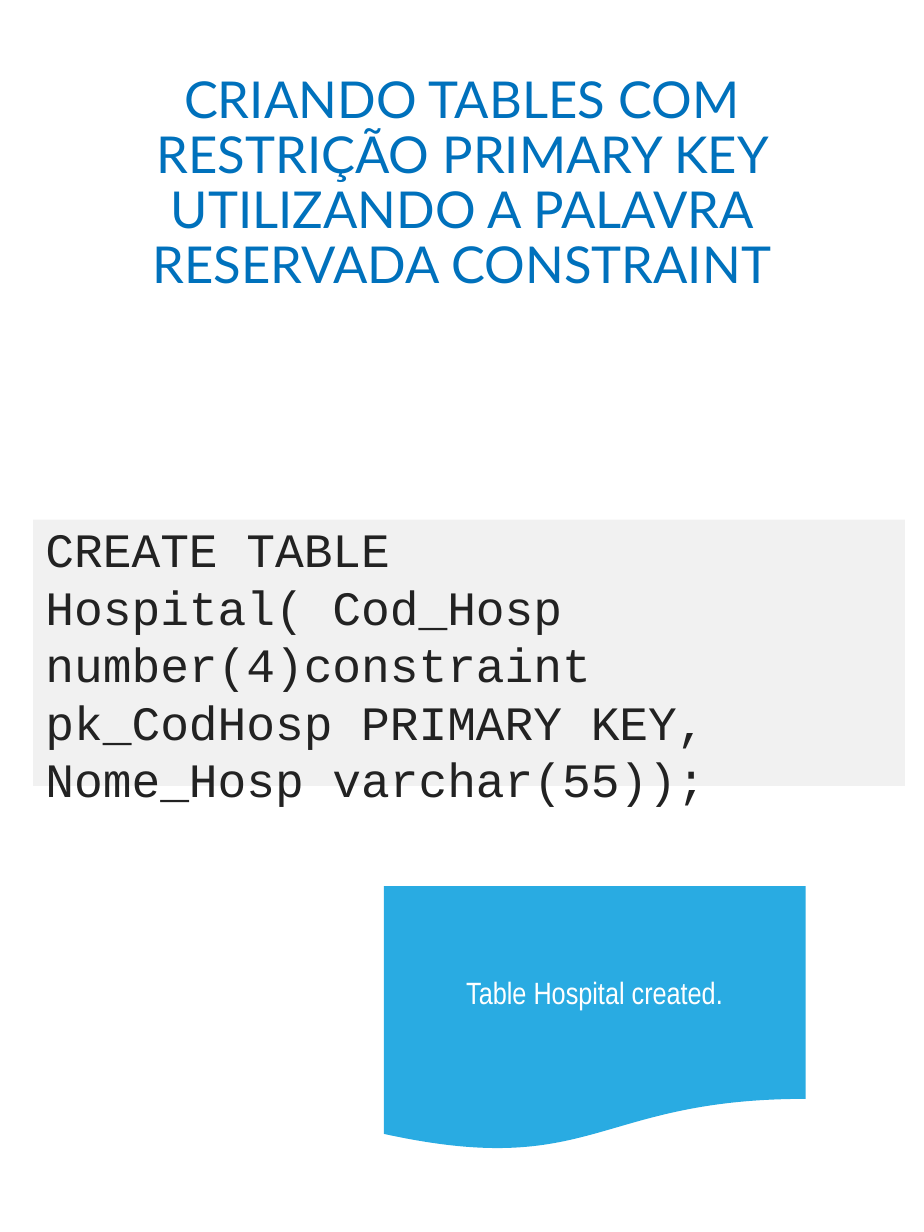
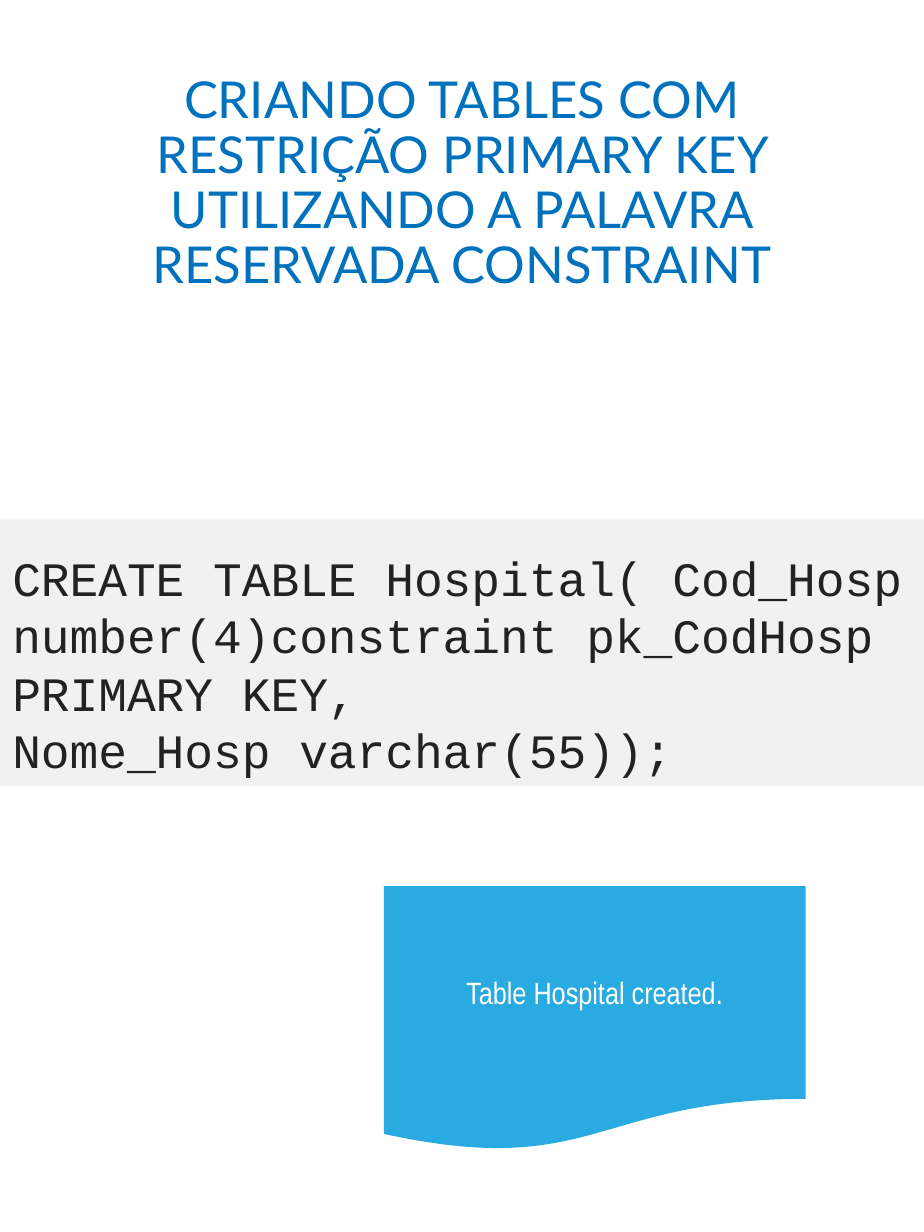
Before and after one commit to adilsonlopesoracle/BancodeDados_Gracas, a slide deck: slide 121 of BANCO DE DADOS_Atualizado.pptx (slide 117 before the commit). Drawn at 924x1232 pixels with LibreOffice and Linux fonts; fonts in the diff are those of the drawing. Boxes give left, top, right and bottom in pixels: in the first picture for what was removed or moved away, otherwise in the second. Text is boxed around its words. In the diff, an @@ line names an element or a change of style, - is before the commit and + after.

```diff
--- a/BANCO DE DADOS_Atualizado.pptx
+++ b/BANCO DE DADOS_Atualizado.pptx
@@ rectangle "CREATE TABLE Hospital( Cod_Hosp number(4)constraint ...": place and size @@
-rectangle "CREATE TABLE Hospital( Cod_Hosp number(4)constraint ..." at <box>33,520,906,786</box>
+rectangle "CREATE TABLE Hospital( Cod_Hosp number(4)constraint ..." at <box>0,520,924,786</box>
```
Also in this commit, not shown: 2 other slides changed, 31 slides added.
